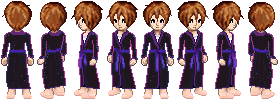
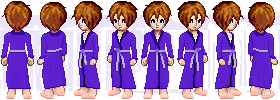
Revision of a layered 280 x 100 image; what changed, layer by layer:
added group "Geri Purple Edit" with 5 layers above "Still Character" over left=0, top=1, right=280, bottom=99
"Layer 1": blend normal → color, moved it into group "Geri Purple Edit", painted on it, masked it over left=0, top=1, right=280, bottom=99
painted on "South" over left=164, top=32, right=174, bottom=56
painted on "North" over left=1, top=30, right=25, bottom=56
